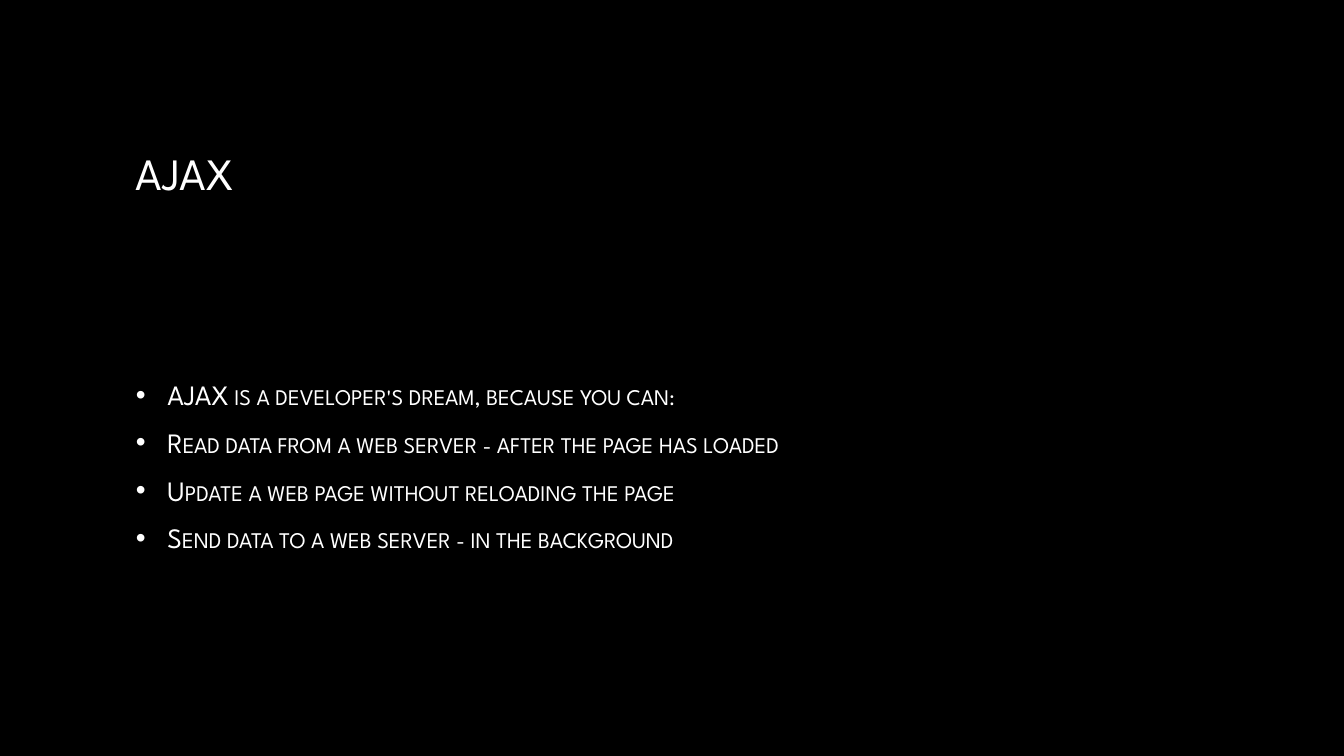
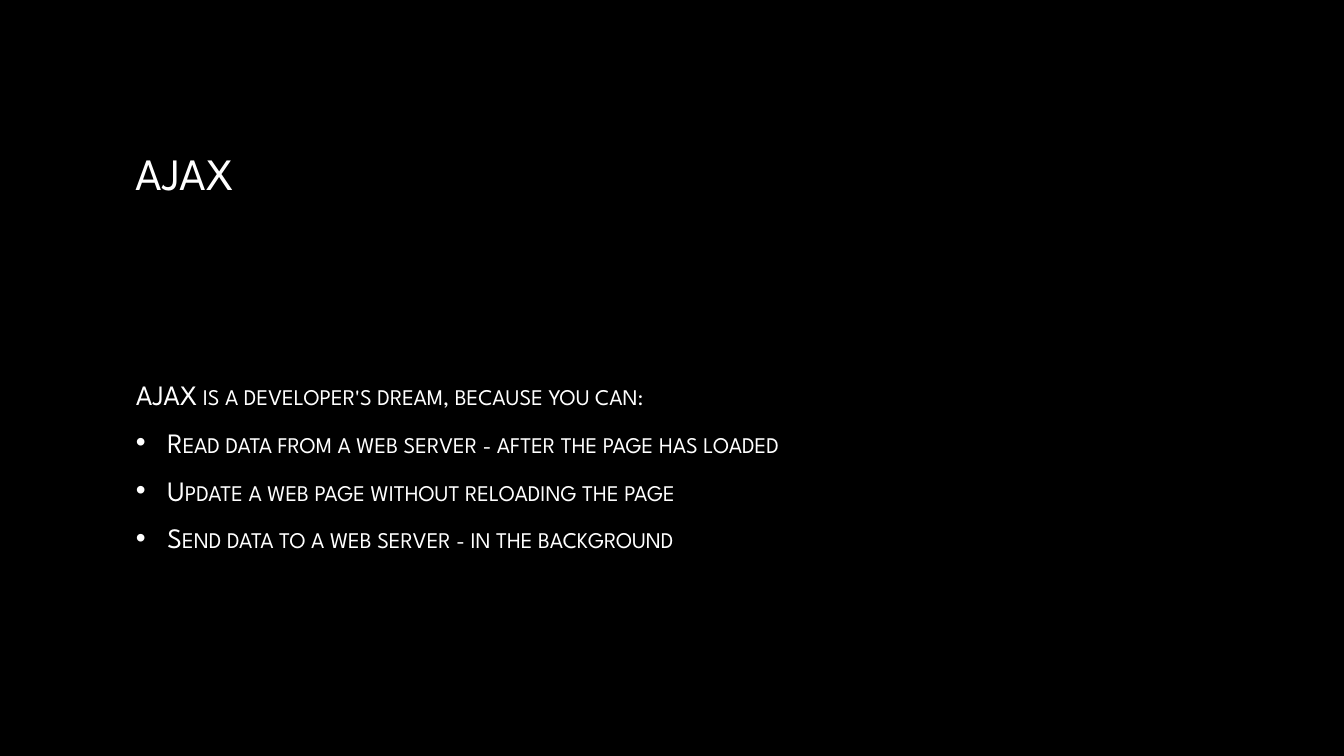
Before and after one commit to saahithhegde/webapplication, a slide deck: slide 37 of web_application_programming.pptx (slide 24 before the commit). Drawn at 1344x756 pixels with LibreOffice and Linux fonts; fonts in the diff are those of the drawing; background and template pictures are left out. Boxes give left, top, right and bottom in pixels: in the first picture for what was removed or moved away, otherwise in the second. Text is boxed around its words. In the diff, an @@ line names an element or a change of style, - is before the commit and + after.

```diff
--- a/web_application_programming.pptx
+++ b/web_application_programming.pptx
@@ text at [136, 386, 643, 408]: bullet • to none @@
```
Also in this commit, not shown: 3 other slides changed, 13 slides added.
